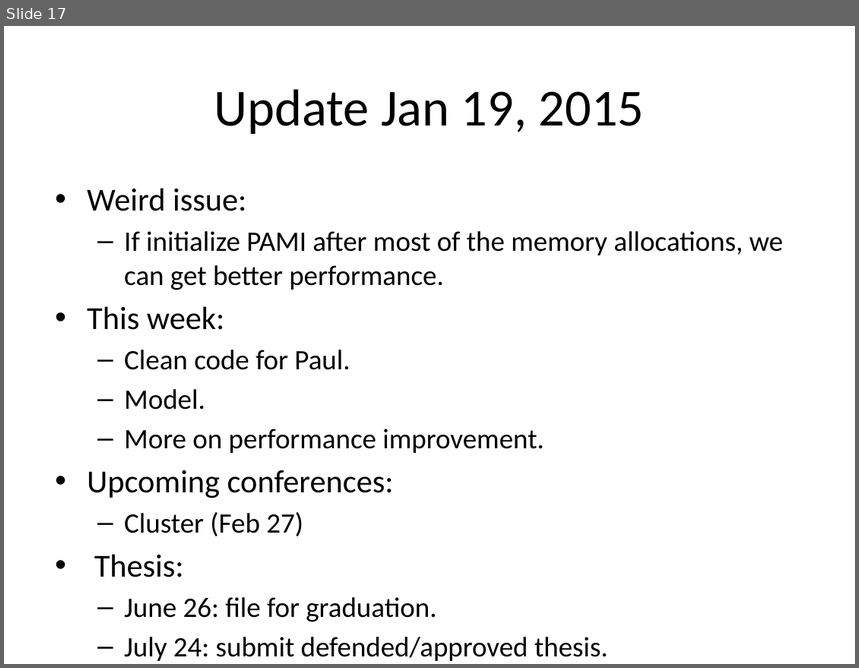
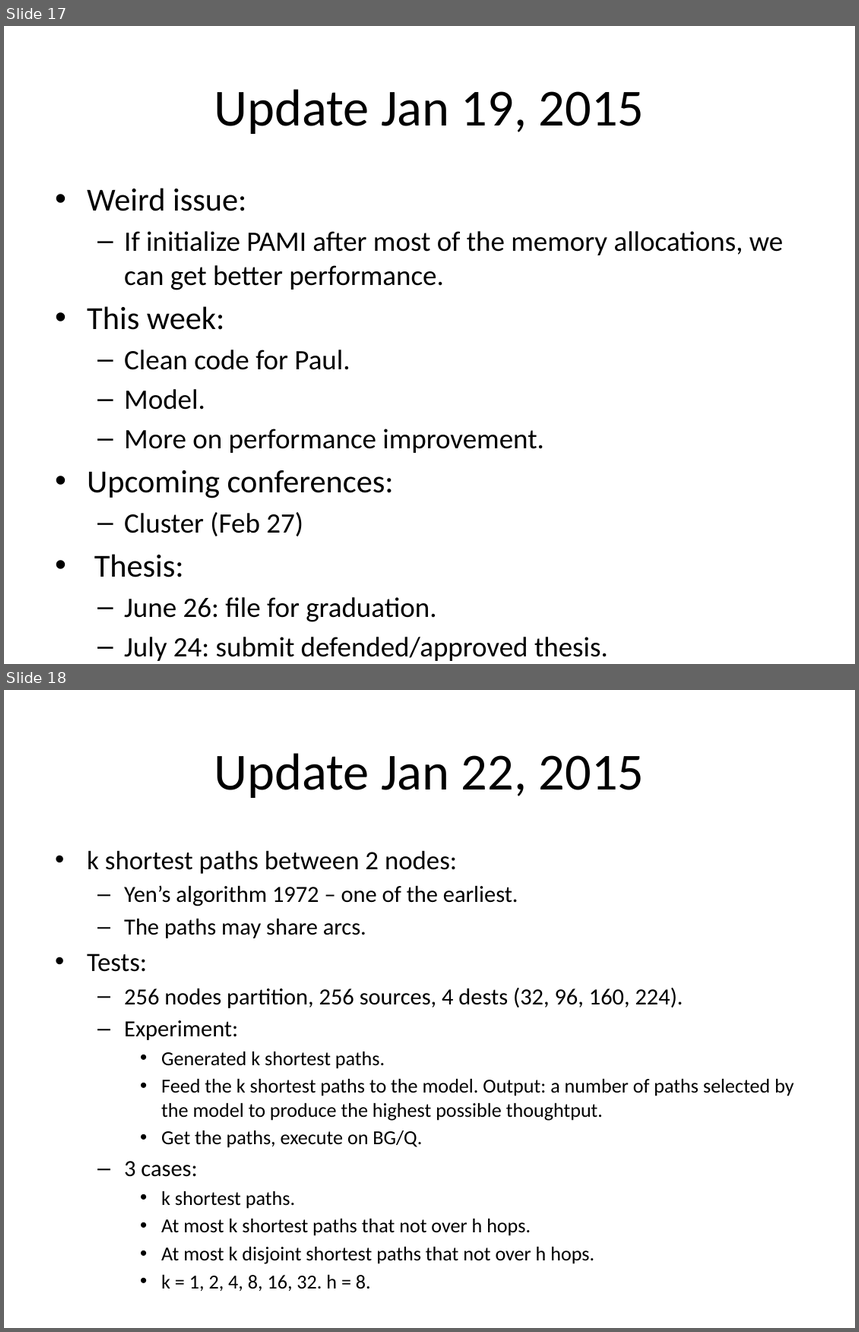
Before and after one commit to huyba/optiq, a slide deck: docs/argonne_weekly_update.pptx. Shown one above the other, each under a label of ours: slide 17 before the commit, slides 17 and 18 after it. The pictures are 859x668 and 859x1332 pixels, drawn with LibreOffice and Linux fonts; fonts in the diff are those of the drawing. Boxes give left, top, right and bottom in pixels: in the first picture for what was removed or moved away, otherwise in the second. Text is boxed around its words. In the diff, an @@ line names an element or a change of style, - is before the commit and + after.

```diff
--- a/docs/argonne_weekly_update.pptx
+++ b/docs/argonne_weekly_update.pptx
@@ slide 18 added at (x1=4, y1=690, x2=855, y2=1328), background #FFFFFF @@
@@ title added at (x1=215, y1=753, x2=645, y2=798), 44 pt, text #000000 @@
+Update Jan 22, 2015
@@ text added at (x1=87, y1=850, x2=794, y2=1265), 16.8 pt, text #000000 @@
+• k shortest paths between 2 nodes:
+  – Yen’s algorithm 1972 – one of the earliest.
+  – The paths may share arcs.
+• Tests:
+  – 256 nodes partition, 256 sources, 4 dests (32, 96, 160, 224).
+  – Experiment:
+    • Generated k shortest paths.
+    • Feed the k shortest paths to the model. Output: a number of paths selected by the model to produce the highest possible thoughtput.
+    • Get the paths, execute on BG/Q.
+  – 3 cases:
+    • k shortest paths.
+    • At most k shortest paths that not over h hops.
+    • At most k disjoint shortest paths that not over h hops.
+    • k = 1, 2, 4, 8, 16, 32. h = 8.
```
Also in this commit, not shown: 2 other slides added, 1 other file.
